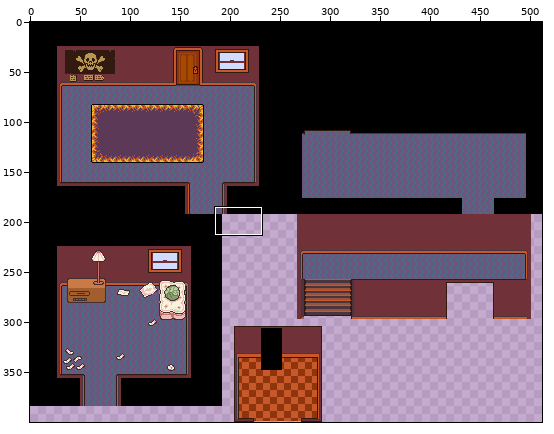
Sprite sheet, stored at extra/tilemaps/snowdin/sanshouse_tileset.png. Above, an overview of the earlier version with the close-up marked.
Close-up. Earlier state:
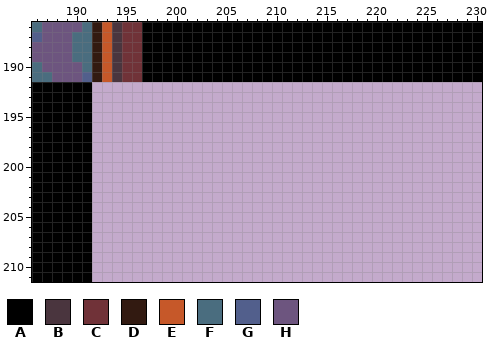
The file is 512x400 pixels. Shown: x 186..230, y 186..211.
Palette (. is transparent): A #000000  B #4a353e  C #703238  D #321a11  E #c65829  F #4a6d7f  G #525f8c  H #6d557f
Pixels before, first column x 186:
186 FHHHHFDEBCCAAAAAAAAAAAAAAAAAAAAAAAAAAAAAAAAAA
187 GHHHFFDEBCCAAAAAAAAAAAAAAAAAAAAAAAAAAAAAAAAAA
188 HHHHFFDEBCCAAAAAAAAAAAAAAAAAAAAAAAAAAAAAAAAAA
189 HHHHFFDEBCCAAAAAAAAAAAAAAAAAAAAAAAAAAAAAAAAAA
190 FHHHHFDEBCCAAAAAAAAAAAAAAAAAAAAAAAAAAAAAAAAAA
191 FFHHHGDEBCCAAAAAAAAAAAAAAAAAAAAAAAAAAAAAAAAAA
192 AAAAAA.......................................
193 AAAAAA.......................................
194 AAAAAA.......................................
195 AAAAAA.......................................
196 AAAAAA.......................................
197 AAAAAA.......................................
198 AAAAAA.......................................
199 AAAAAA.......................................
200 AAAAAA.......................................
201 AAAAAA.......................................
202 AAAAAA.......................................
203 AAAAAA.......................................
204 AAAAAA.......................................
205 AAAAAA.......................................
206 AAAAAA.......................................
207 AAAAAA.......................................
208 AAAAAA.......................................
209 AAAAAA.......................................
210 AAAAAA.......................................
211 AAAAAA.......................................
After:
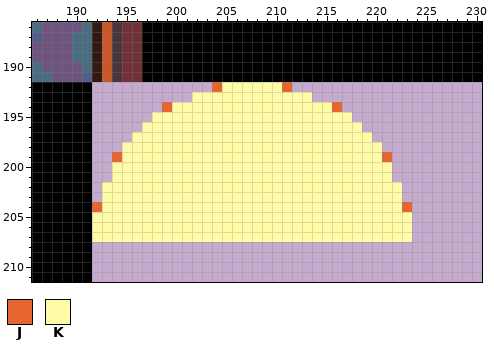
Colours new in this view: J #e7662f  K #fffba6
Changes in this commit:
y 192: x 204..211 ........ -> JKKKKKKJ
y 193: x 202..213 ............ -> KKKKKKKKKKKK
y 194: x 199..216 .................. -> JKKKKKKKKKKKKKKKKJ
y 195: x 198..217 .................... -> KKKKKKKKKKKKKKKKKKKK
y 196: x 197..218 ...................... -> KKKKKKKKKKKKKKKKKKKKKK
y 197: x 196..219 ........................ -> KKKKKKKKKKKKKKKKKKKKKKKK
y 198: x 195..220 .......................... -> KKKKKKKKKKKKKKKKKKKKKKKKKK
y 199: x 194..221 ............................ -> JKKKKKKKKKKKKKKKKKKKKKKKKKKJ
y 200..201: x 194..221 ............................ -> KKKKKKKKKKKKKKKKKKKKKKKKKKKK
y 202..203: x 193..222 .............................. -> KKKKKKKKKKKKKKKKKKKKKKKKKKKKKK
y 204: x 192..223 ................................ -> JKKKKKKKKKKKKKKKKKKKKKKKKKKKKKKJ
y 205..207: x 192..223 ................................ -> KKKKKKKKKKKKKKKKKKKKKKKKKKKKKKKK
